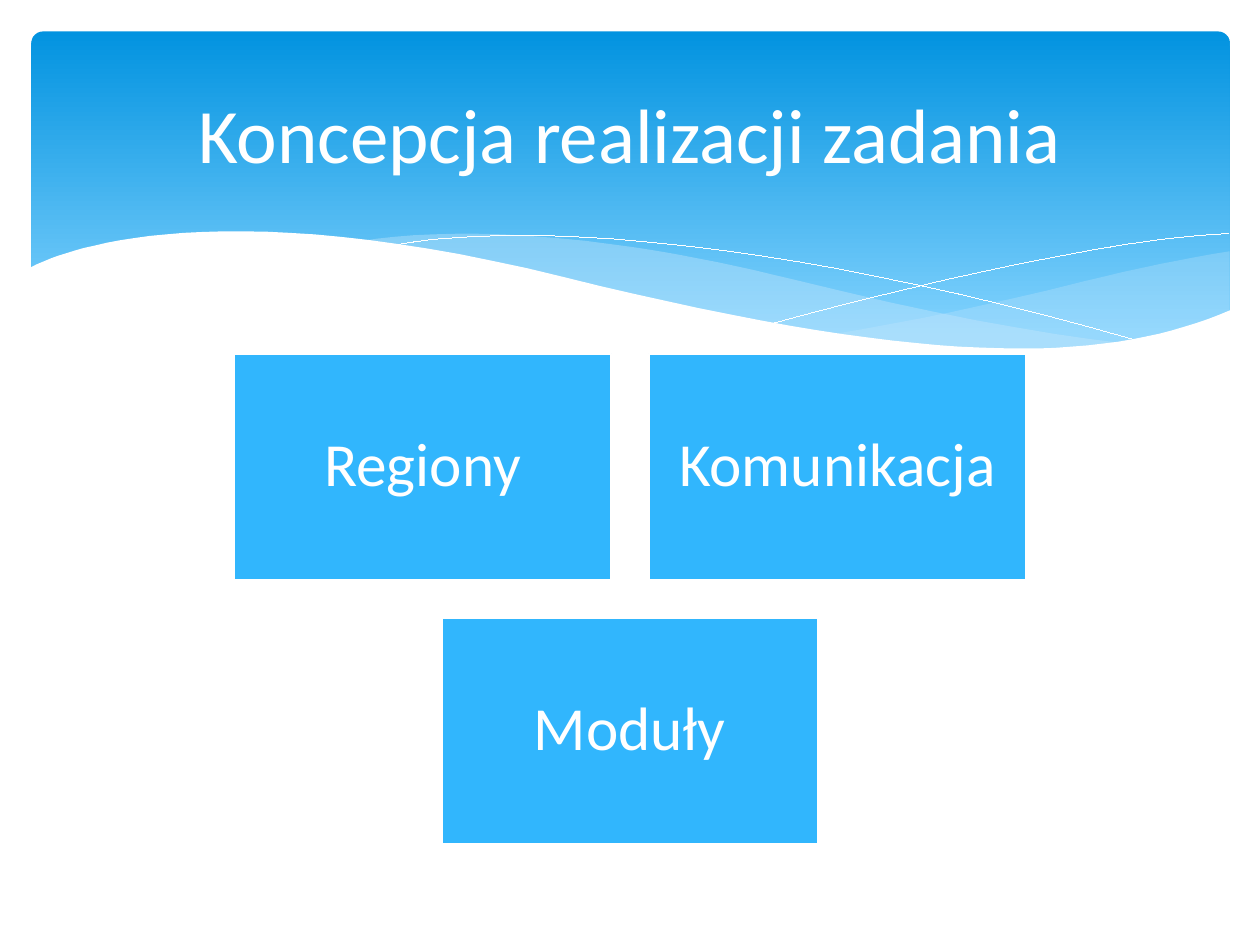
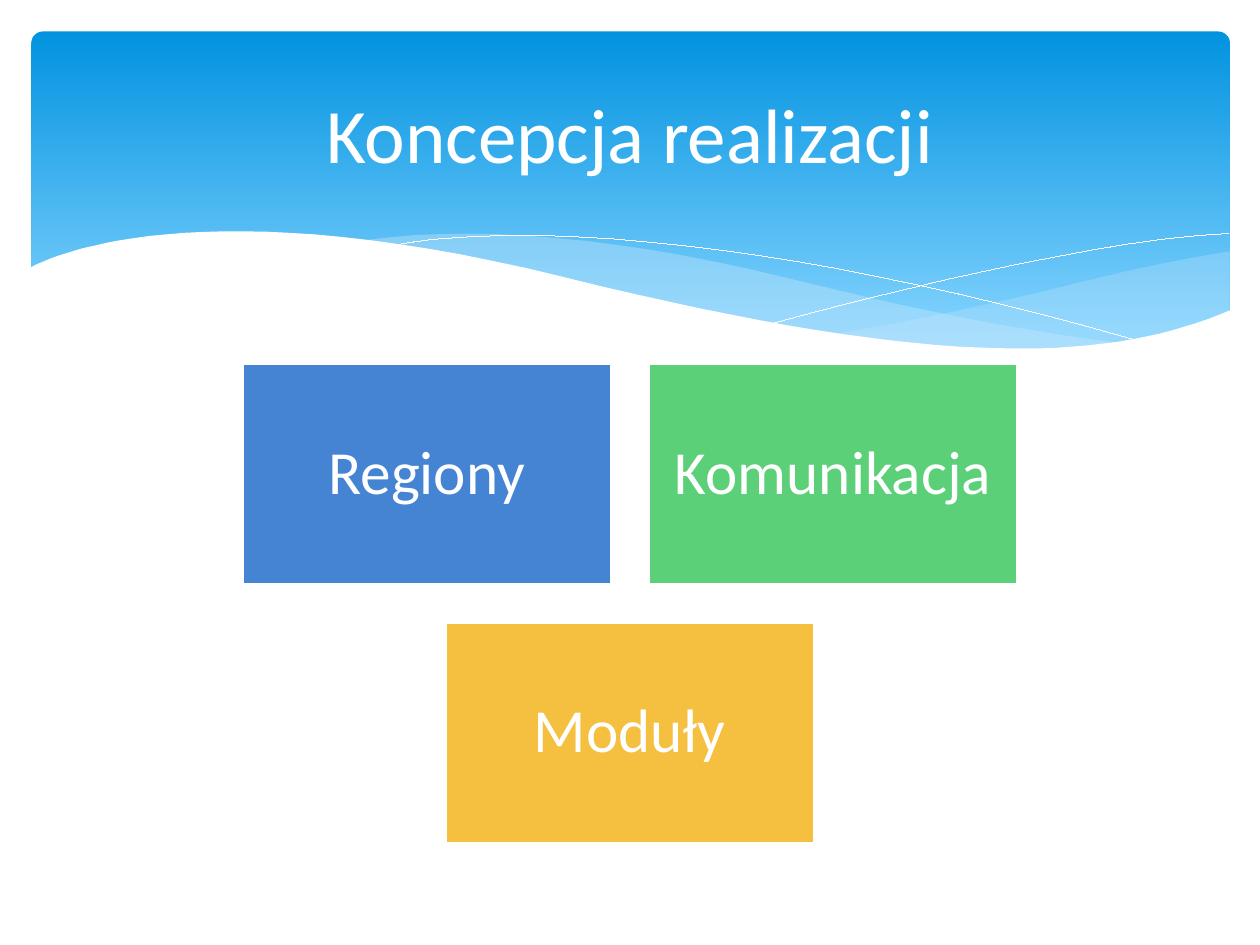
Before and after one commit to psla/Nomad, a slide deck: slide 7 of DiplomaSeminar/Presentation/Nomad.pptx (slide 6 before the commit). Drawn at 1260x945 pixels with LibreOffice and Linux fonts; fonts in the diff are those of the drawing. Boxes give left, top, right and bottom in pixels: in the first picture for what was removed or moved away, otherwise in the second. Text is boxed around its words. In the diff, an @@ line names an element or a change of style, - is before the commit and + after.

```diff
--- a/DiplomaSeminar/Presentation/Nomad.pptx
+++ b/DiplomaSeminar/Presentation/Nomad.pptx
@@ title at (326,109,933,177): text changed @@
-Koncepcja realizacji zadania
+Koncepcja realizacji
@@ text "Regiony": place and size @@
-text "Regiony" at (324,444,521,497)
+text "Regiony" at (328,452,525,505)
@@ rectangle: place and size @@
-rectangle at (234,354,611,581)
+rectangle at (242,364,611,586)
@@ rectangle at (242,364,611,586): fill #31B6FD to #4584D3; outline #FFFFFF 1.25 pt to #FFFFFF 2 pt @@
@@ text "Komunikacja": place and size @@
-text "Komunikacja" at (679,443,995,497)
+text "Komunikacja" at (675,451,991,505)
@@ rectangle: place and size @@
-rectangle at (649,354,1026,581)
+rectangle at (649,364,1018,586)
@@ rectangle at (649,364,1018,586): fill #31B6FD to #5BD078; outline #FFFFFF 1.25 pt to #FFFFFF 2 pt @@
@@ rectangle: place and size @@
-rectangle at (441,617,818,844)
+rectangle at (445,622,814,844)
@@ rectangle at (445,622,814,844): fill #31B6FD to #F5C040; outline #FFFFFF 1.25 pt to #FFFFFF 2 pt @@
```
Also in this commit, not shown: 21 other slides changed, 5 slides added, 4 slides removed, 3 other files.
